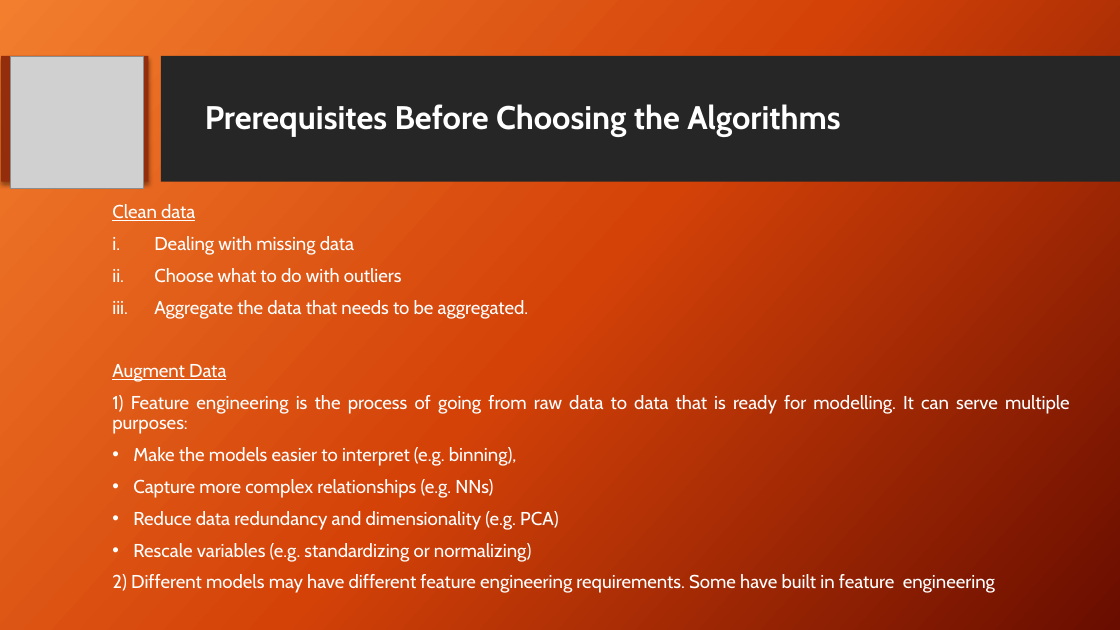
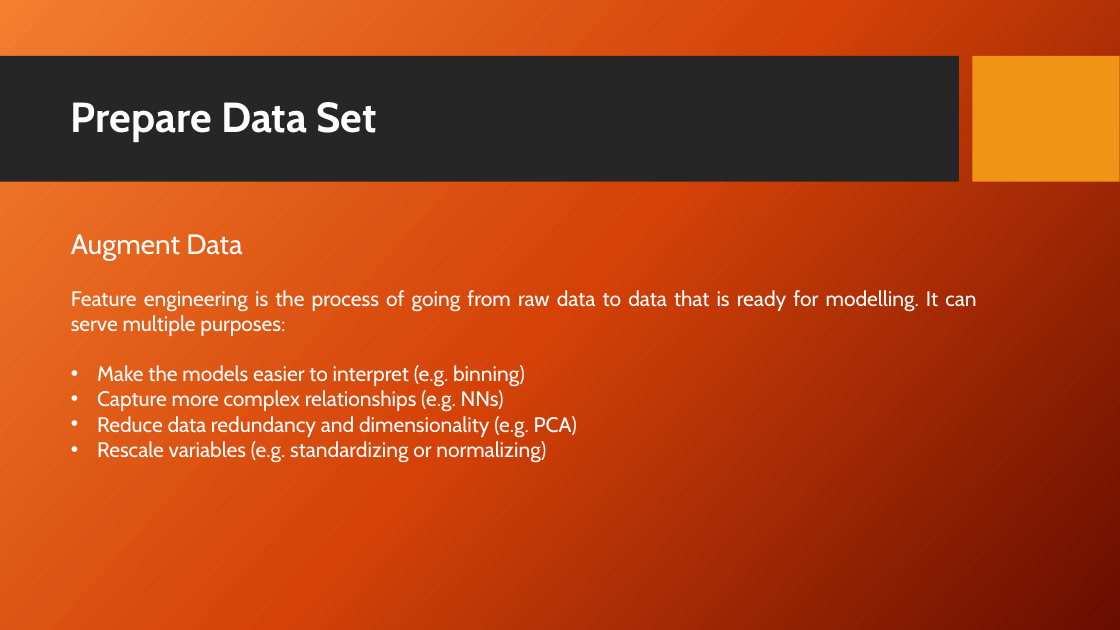
Before and after one commit to ItProject1920/data-science-project, a slide deck: slide 13 of Project Review FINAL.pptx (slide 12 before the commit). Drawn at 1120x630 pixels with LibreOffice and Linux fonts; fonts in the diff are those of the drawing; grey boxes stand for pictures; background and template pictures are left out. Boxes give left, top, right and bottom in pixels: in the first picture for what was removed or moved away, otherwise in the second. Text is boxed around its words. In the diff, an @@ line names an element or a change of style, - is before the commit and + after.

```diff
--- a/Project Review FINAL.pptx
+++ b/Project Review FINAL.pptx
@@ rectangle: place and size @@
-rectangle at [161,56,1120,182]
+rectangle at [0,56,959,182]
@@ rectangle removed at [1,56,148,182] @@
@@ picture removed at [11,56,143,188] @@
@@ rectangle added at [973,56,1120,182], fill #F09415 @@
@@ title added at [71,102,376,142], 36 pt, text #FFFFFF, bold @@
+Prepare Data Set
@@ title removed at [205,104,840,137] @@
-Prerequisites Before Choosing the Algorithms
@@ text at [112,204,529,319]: paragraphs removed @@
-Clean data
-i. Dealing with missing data
-ii. Choose what to do with outliers
-iii. Aggregate the data that needs to be aggregated.
@@ text "Augment Data": place and size @@
-text "Augment Data" at [112,204,1070,593]
+text "Augment Data" at [71,234,976,463]
@@ text at [71,234,577,463]: size 16 to 24 pt, underline off in "Augment Data"; size 16 to 18 pt in "Capture more complex relationships (e.g. NNs)", "Reduce data redundancy and dimensionality (e.g. PCA)", "Rescale variables (e.g. standardizing or normalizing)"; line spacing 0.9 to 1; less space between paragraphs; indent changed @@
@@ text at [71,290,976,387]: text changed; size 16 to 18 pt @@
-1) Feature engineering is the process of going from raw data to data that is ready for modelling. It can serve multiple purposes:
-• Make the models easier to interpret (e.g. binning),
+Feature engineering is the process of going from raw data to data that is ready for modelling. It can serve multiple purposes:
+• Make the models easier to interpret (e.g. binning)
@@ text at [112,574,995,593]: paragraph removed @@
-2) Different models may have different feature engineering requirements. Some have built in feature engineering
```
Also in this commit, not shown: 10 other slides changed, 2 slides added, 1 slide removed.
